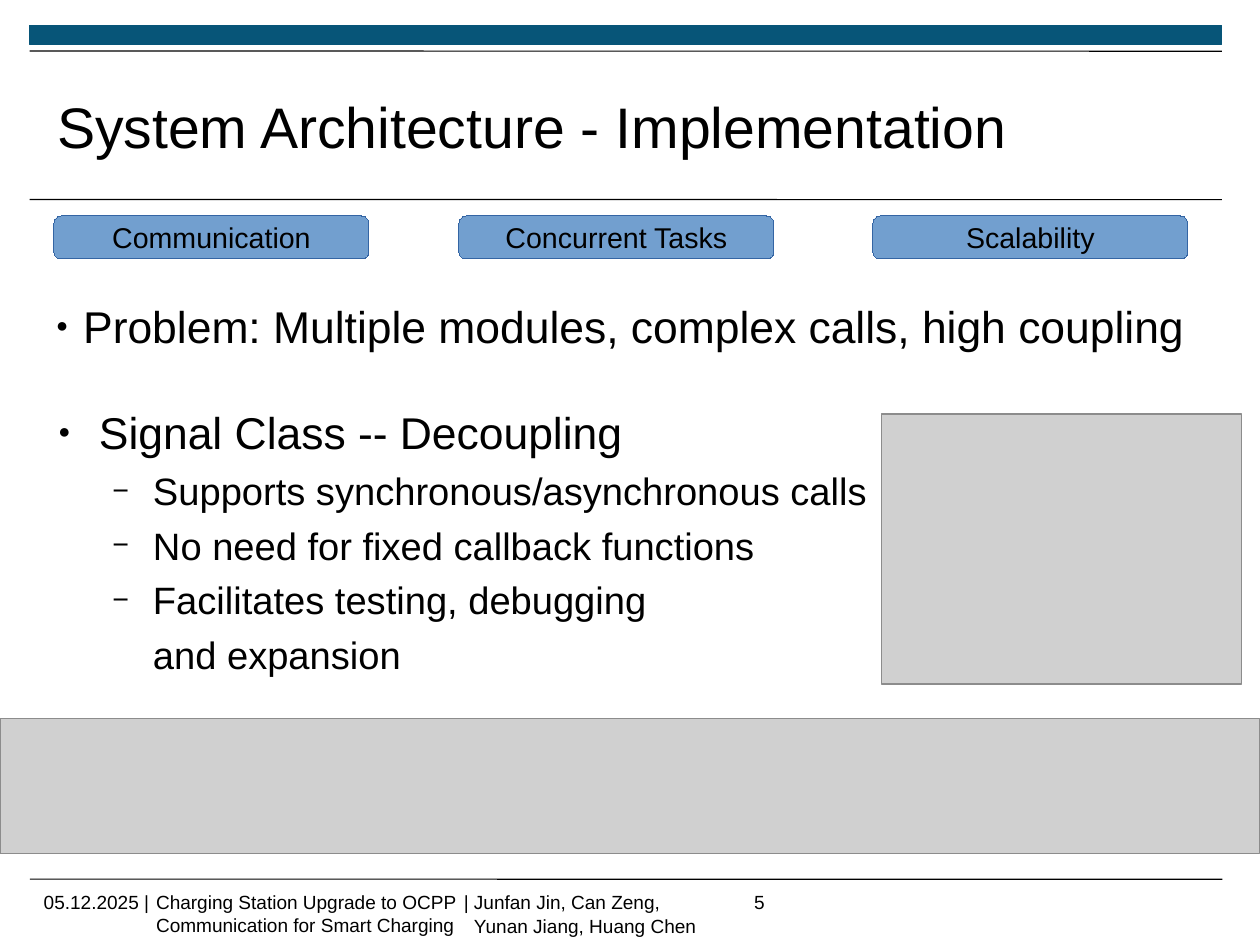
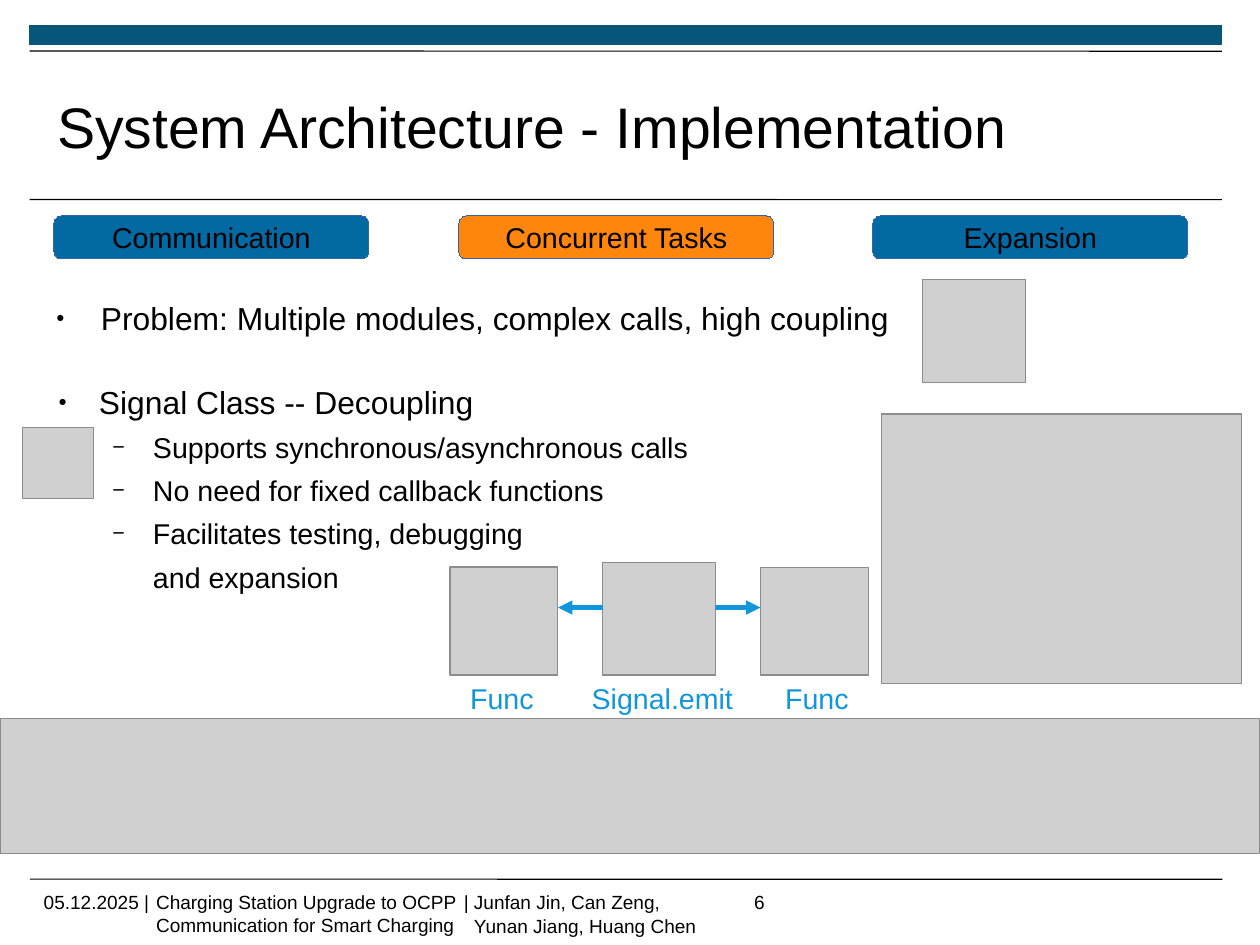
Before and after one commit to Jf-JIN/ADP_Ladesaeule_OCPP, a slide deck: slide 6 of ppt/Jin_Junfan.pptx (slide 5 before the commit). Drawn at 1260x945 pixels with LibreOffice and Linux fonts; fonts in the diff are those of the drawing; grey boxes stand for pictures; background and template pictures are left out. Boxes give left, top, right and bottom in pixels: in the first picture for what was removed or moved away, otherwise in the second. Text is boxed around its words. In the diff, an @@ line names an element or a change of style, - is before the commit and + after.

```diff
--- a/ppt/Jin_Junfan.pptx
+++ b/ppt/Jin_Junfan.pptx
@@ rounded rectangle "Communication" at [54,216,369,260]: fill #729FCF to #0369A3 @@
@@ rounded rectangle "Concurrent Tasks" at [460,216,775,260]: fill #729FCF to #FF860D @@
@@ rounded rectangle "Expansion" at [874,216,1189,260]: fill #729FCF to #0369A3 @@
@@ text in rounded rectangle at [964,227,1097,254]: text changed @@
-Scalability
+Expansion
@@ text "Problem: Multiple modules, complex calls, ..." at [101,307,888,336]: size 28 to 20 pt @@
@@ picture added at [923,279,1026,382] @@
@@ text "Signal Class -- Decoupling": place and size @@
-text "Signal Class -- Decoupling" at [99,416,866,677]
+text "Signal Class -- Decoupling" at [99,391,688,593]
@@ text "Signal Class -- Decoupling" at [99,391,688,593]: size 28 to 20 pt in "Signal Class -- Decoupling"; size 24 to 18 pt in "Supports synchronous/asynchronous calls", "No need for fixed callback functions", "Facilitates testing, debugging", "and expansion"; list level 2 to 1 in "and expansion" @@
@@ picture added at [23,428,94,499] @@
@@ group added at [450,563,868,714]: 3 pictures, 3 texts, 2 arrows @@
+Signal.emit
+Func
+Func
@@ page number at [754,895,765,910]: text changed @@
-5
+6
```
Also in this commit, not shown: 4 other slides changed, 1 slide added.
